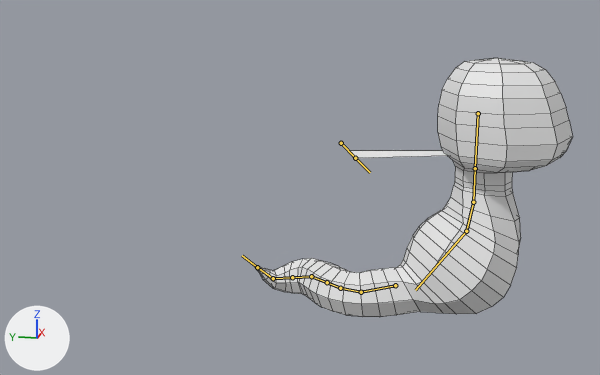
One commit to the FBX model Assets/Models/tsuchinoko2.fbx: the scene before it, then after it.
Both versions are drawn from a 50 mm camera at (-12.83, -2.88, 3.81) aimed at (0.05, -0.31, 0.58). Arrows for +X, +Y and +Z are at lower left; the lights stay in place. Both versions are drawn at frame 86 of the action 'Armature|ArmatureAction.001'; the numbers are the values there. The bones that bend it are drawn over the model as lines. Mesh edges are drawn as thin lines.
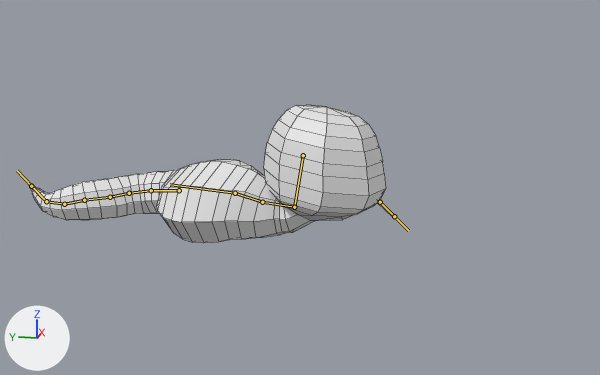
Location of each change, (x1, y1, x2, y2) in pixels of the pictures (600 x 375 px):
'Sphere.001', posed (14% wider, 47% shorter)
    before: (253, 58, 573, 317)
    after: (27, 105, 392, 243)
bone 'Bone', root to tip
    before: (478, 113) to (475, 168)
    after: (303, 155) to (294, 207)
bone 'Bone.001', root to tip
    before: (475, 168) to (473, 202)
    after: (294, 207) to (262, 202)
bone 'Bone.002', root to tip
    before: (473, 202) to (466, 231)
    after: (262, 202) to (235, 193)
bone 'Bone.003', root to tip
    before: (466, 231) to (415, 290)
    after: (235, 193) to (170, 184)
bone 'Bone.005', root to tip
    before: (395, 285) to (361, 292)
    after: (179, 190) to (151, 190)
bone 'Bone.006', root to tip
    before: (361, 292) to (340, 288)
    after: (151, 190) to (129, 193)
bone 'Bone.007', root to tip
    before: (340, 288) to (327, 282)
    after: (129, 193) to (110, 197)
bone 'Bone.008', root to tip
    before: (327, 282) to (311, 276)
    after: (110, 197) to (84, 200)
bone 'Bone.009', root to tip
    before: (311, 276) to (292, 277)
    after: (84, 200) to (64, 204)
bone 'Bone.010', root to tip
    before: (292, 277) to (273, 278)
    after: (64, 204) to (46, 201)
bone 'Bone.011', root to tip
    before: (273, 278) to (257, 267)
    after: (46, 201) to (31, 186)
bone 'Bone.012', root to tip
    before: (341, 143) to (355, 158)
    after: (380, 202) to (394, 216)

The edits, one by one:
Bone 'Bone' (bone_bone) moves from (0.0, 0.0, 4.15) to (0.0, 0.76, 1.45).
Bone 'Bone' (bone_bone) turns from (0, 0, 0) to (-9, -8, -1) degrees about its own x, y and z.
Bone 'Bone.001' (bone_bone_001) turns from (0, 0, 0) to (87, 7, 1) degrees about its own x, y and z.
Bone 'Bone.002' (bone_bone_002) turns from (10, 0, 0) to (10, -3, -1) degrees about its own x, y and z.
Bone 'Bone.003' (bone_bone_003) turns from (30, -21, 4) to (-15, -10, -9) degrees about its own x, y and z.
Bone 'Bone.003' (bone_bone_003) is rescaled from (1.0, 1.0, 1.0) to (1.1, 1.01, 0.74).
Bone 'Bone.005' (bone_bone_005) moves from (0.0, 0.15, 0.31) to (0.17, -0.06, -0.23).
Bone 'Bone.005' (bone_bone_005) turns from (40, 3, -3) to (-8, 3, 3) degrees about its own x, y and z.
Bone 'Bone.005' (bone_bone_005) is rescaled from (1.0, 1.0, 1.0) to (0.91, 1.0, 1.35).
Bone 'Bone.006' (bone_bone_006) turns from (5, 5, -37) to (5, -5, 35) degrees about its own x, y and z.
Bone 'Bone.007' (bone_bone_007) turns from (0, 1, -21) to (0, -1, 20) degrees about its own x, y and z.
Bone 'Bone.008' (bone_bone_008) turns from (0, 0, 0) to (0, 1, -17) degrees about its own x, y and z.
Bone 'Bone.009' (bone_bone_009) turns from (-7, -1, 38) to (-7, 1, -6) degrees about its own x, y and z.
Bone 'Bone.010' (bone_bone_010) turns from (9, -5, 32) to (10, 4, -27) degrees about its own x, y and z.
Bone 'Bone.011' (bone_bone_011) turns from (39, 0, 7) to (39, -1, -10) degrees about its own x, y and z.
Bone 'Bone.012' (bone_bone_012) moves from (0.0, 0.33, -0.66) to (0.18, 1.48, -0.77).
